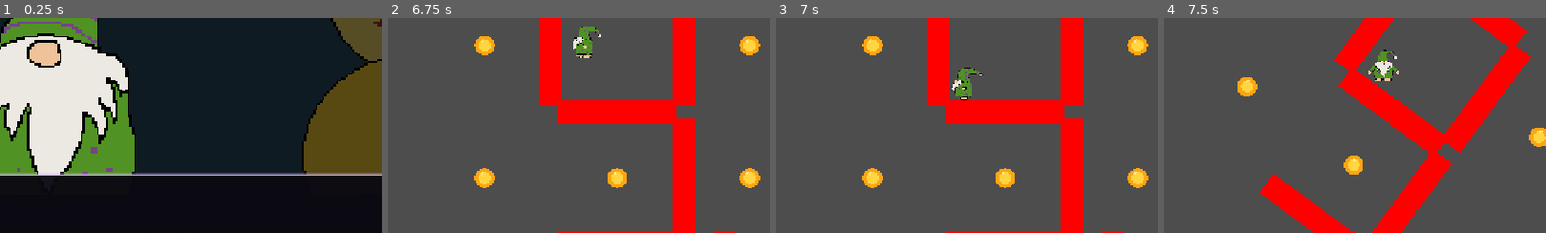
Above: before the commit, frames 1-4 (left to right).
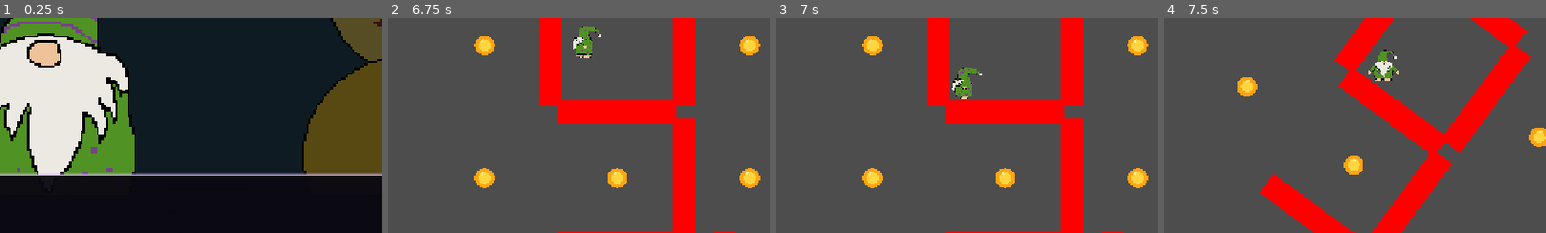
Above: after the commit, the same moments.

Repository: The-Quackonauts/DevilInTheDigits
Game: Godot game, scene res://scenes/intro.tscn
Two runs of this game, one before a commit and one after it. Both use one fixed random seed, a clock stepped at 60 frames per second and the inputs below. The engine's default icon, where the game draws it, is replaced by a stand-in: a white triangle on a blue panel in a dark square.
Inputs (mouse positions are % of the whole screen's width and height, from its top left):
- Up to frame 1 (0.25 s): no input
- Up to frame 2 (6.75 s): move the mouse to (72, 45) at 0.52 s; hold D (move_right) 0.53-1.25 s; click (72, 45) at 0.67 s; tap Space (jump) at 0.77, 2, 3.5, 3.77, 6.5 s; tap Enter at 1.25, 2.75, 5 s; drag from (30, 55) to (45, 70) at 1.27 s; move the mouse to (60, 28) at 2.02 s; hold A (move_left) 2.03-2.75 s; drag from (45, 70) to (20, 35) at 2.77 s; move the mouse to (80, 65) at 3.52 s; hold D (move_right) 3.53-4.25 s; drag from (20, 35) to (35, 25) at 4.27 s; move the mouse to (55, 50) at 5.02 s; hold D (move_right) 5.03-5.75 s; click (55, 50) at 5.17 s; drag from (35, 25) to (30, 55) at 5.77 s; move the mouse to (72, 45) at 6.52 s; hold A (move_left) from 6.53 s (still down)
- Up to frame 3 (7 s): keep holding A (move_left); tap Space (jump) at 6.77 s
- Up to frame 4 (7.5 s): release A (move_left) at 7.25 s; drag from (30, 55) to (50, 99) at 7.27 s
The pictures show only the part of the screen within x 20-70%, y 31-81%; the shares and areas given below are measured in that part.

Frames 1-2 are identical in both runs. In frame 3, 0.2% of the frame differs, in the area x 46-55%, y 23-39%; in frame 4, nothing differs.

Commit message:
reduced sliding gravity

Diff:
--- a/countey-gamey/scripts/player_movement.gd
+++ b/countey-gamey/scripts/player_movement.gd
@@ -10,7 +10,7 @@
 func _physics_process(delta: float) -> void:
 	# Add the gravity.
 	if is_on_wall_only() and velocity.y > 0: #sliding slower
-			velocity += get_gravity() * delta * 0.4
+			velocity += get_gravity() * delta * 0.1
 	elif floating:
 		velocity += get_gravity() * delta * 0.2 #floating slower
 	else:
